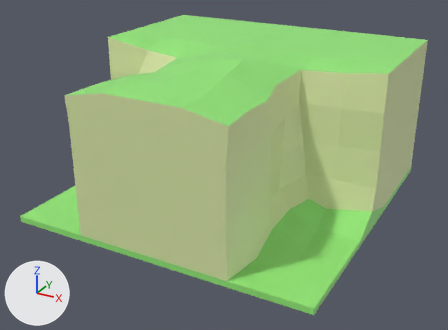
Two versions of the glTF model src/assets/models/wall_straight_join1_1.glb, one commit apart.
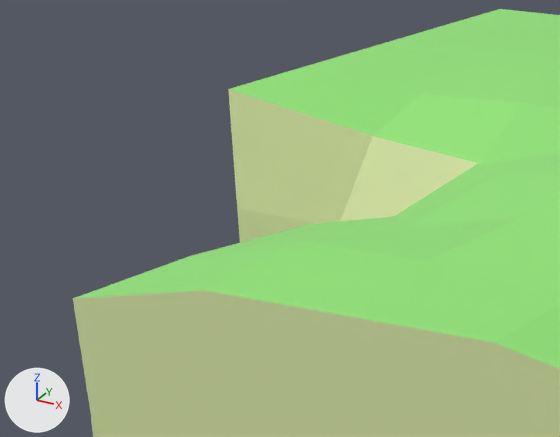
The first picture shows the older version from a 50 mm lens placed at (1.83, -3.45, 1.91), pointed at (0.0, -0.12, 0.25). The close-ups show both versions on the part from 10% to 45% of the width and 4% to 41% of the height of that picture; other places that the commit changed are outside them. The lights are fixed; the arrows at lower left show +X, +Y and +Z. Vertices at the same position are counted once.

Script lines for the objects in view, before the commit:
```python
me_cube_010 = bpy.data.meshes.new('Cube.010')
me_cube_010.from_pydata(...)  # 290 vertices, 576 faces; spans x -1.0..1.0, y -1.0..1.0, z -0.02..1.02
# faces by material slot: [256, 320]
me_cube_010.materials.append(mat_wall)  # green #d9e7a8
me_cube_010.materials.append(mat_grass)  # green #94e778
ob_wall_slim_join1_1 = bpy.data.objects.new('wall_slim_join1_1', me_cube_010)
ob_wall_slim_join1_1.location = (0.0, 0.0, 0.0)
```
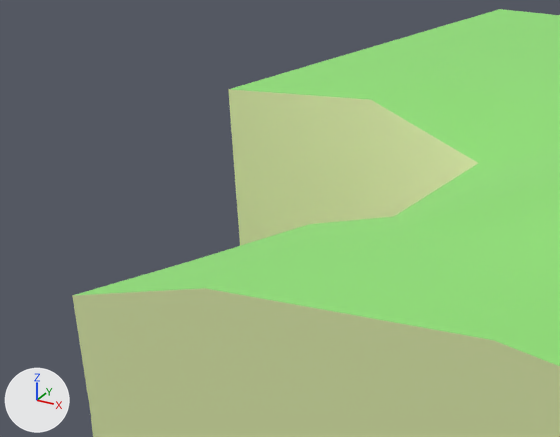
Location of each change, [x1, y1, x2, y2] in pixels of the close-ups (560 x 437 px; the box of a moved part takes in the faces that stretch with it):
'wall_slim_join1_1', reshaped: before [73, 9, 560, 437]; after [72, 9, 560, 437]
part 1 of me_cube_010, moved or reshaped: before [75, 178, 560, 345]; after [76, 178, 560, 344]
part 2 of me_cube_010, moved or reshaped: [228, 46, 522, 223] in both

The change in detail:
me_cube_010 has 290 vertices, 576 faces and spans x -1.0..1.0, y -1.0..1.0, z -0.02..1.02.
me_cube_010 is used by ob_wall_slim_join1_1; location (0.0, 0.0, 0.0).
Part 1, on me_cube_010:
Vertex 153 of me_cube_010 moves from (-0.47, -0.77, 0.91) at pixel (191, 255) to (-0.47, -0.77, 0.9) at pixel (191, 260).
Vertex 279 of me_cube_010 moves from (0.01, -0.52, 0.98) at pixel (524, 217) to (0.01, -0.52, 0.95) at pixel (524, 233).
Vertex 281 of me_cube_010 moves from (0.25, -0.76, 0.96) to (0.25, -0.76, 0.95).
Vertex 282 of me_cube_010 moves from (-0.01, -0.77, 0.97) at pixel (426, 261) to (-0.01, -0.77, 0.95) at pixel (426, 271).
Vertex 283 of me_cube_010 moves from (-0.25, -0.78, 0.97) at pixel (299, 241) to (-0.25, -0.78, 0.95) at pixel (299, 251).
Part 2, on me_cube_010:
Vertex 38 of me_cube_010 moves from (-0.7, 0.06, 0.91) at pixel (372, 136) to (-0.7, 0.06, 0.98) at pixel (370, 99).
Vertex 220 of me_cube_010 moves from (-0.7, 0.23, 0.96) at pixel (421, 94) to (-0.7, 0.23, 0.98) at pixel (420, 83).
